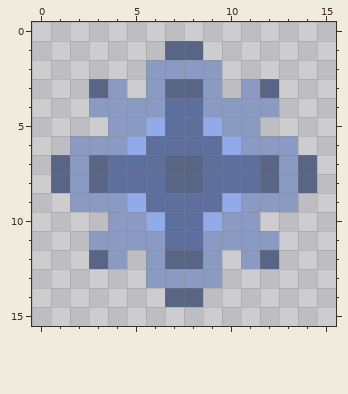
Two states of a pixel-art sprite, GameCollection/Assets/BloonShooting/PROJECTILE_SPRITE.png. Above: the version before the commit.
The file is 16x16 pixels. Pixels under 10% opacity are left out.
The result:
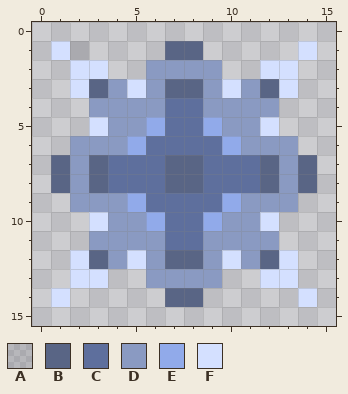
Palette (. is transparent): A #22242c21  B #596585  C #5e6f9d  D #8a9ac2  E #91aaea  F #d4e0ff
Difference:
@@ x 0..15 @@
  0 ................
- 1 .......BB.......
- 2 ......DDDD......
- 3 ...BD.DBBD.DB...
+ 1 .FA....BB.....F.
+ 2 ..FF..DDDD..FF..
+ 3 ..FBDFDBBDFDBF..
  4 ...DDDDCCDDDD...
- 5 ....DDECCEDD....
+ 5 ...FDDECCEDDF...
  6 ..DDDECCCCEDDD..
@@ x 0..15 @@
  9 ..DDDECCCCEDDD..
-10 ....DDECCEDD....
+10 ...FDDECCEDDF...
 11 ...DDDDCCDDDD...
-12 ...BD.DBBD.DB...
-13 ......DDDD......
-14 .......BB.......
+12 ..FBDFDBBDFDBF..
+13 ..FF..DDDD..FF..
+14 .F.....BB.....F.
 15 ................
Pixel boxes of the changes (left, top, right, bottom) in both pictures:
added: (51, 41, 146, 136)
added: (222, 41, 317, 136)
added: (51, 212, 146, 307)
added: (222, 212, 317, 307)
